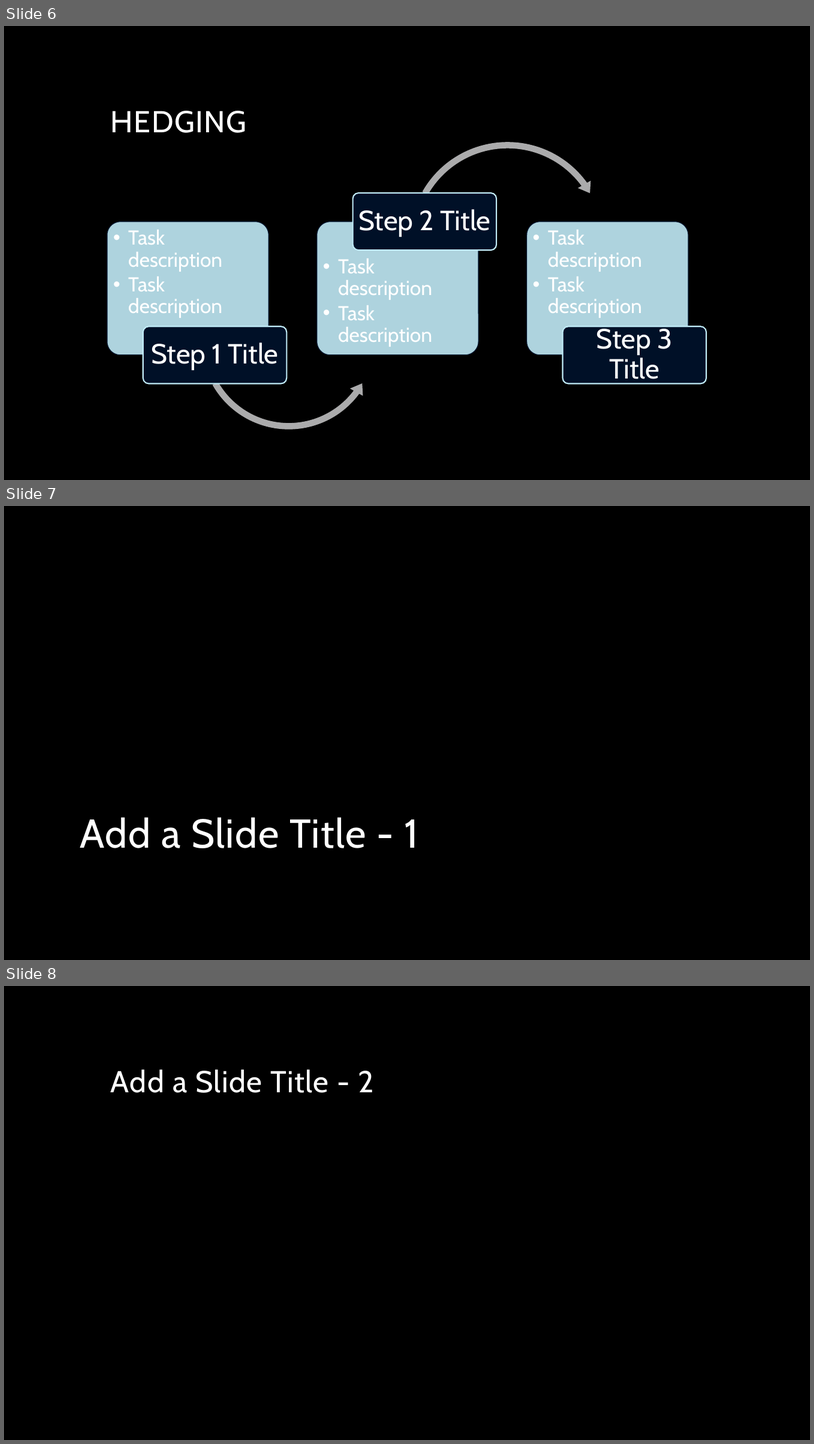
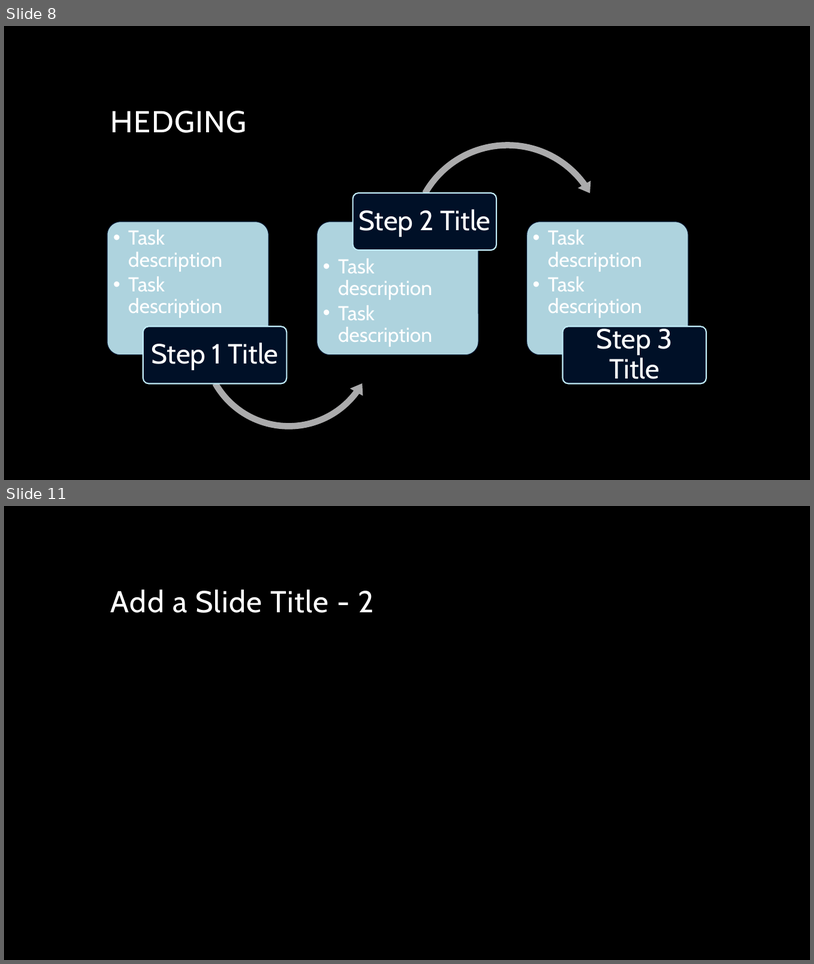
Before and after one commit to ascott4680/Project_01, a slide deck: Scott Slide.pptx. Shown one above the other, each under a label of ours: slides 6, 7 and 8 before the commit, slides 8 and 11 after it; the slides between them are not shown. The pictures are 814x1444 and 814x964 pixels, drawn with LibreOffice and Linux fonts; fonts in the diff are those of the drawing; background and template pictures are left out. Boxes give left, top, right and bottom in pixels: in the first picture for what was removed or moved away, otherwise in the second. Text is boxed around its words. In the diff, an @@ line names an element or a change of style, - is before the commit and + after.

```diff
--- a/Scott Slide.pptx
+++ b/Scott Slide.pptx
@@ slide 7 removed at (x1=4, y1=506, x2=810, y2=960), background picture (left out) @@
@@ title removed at (x1=80, y1=817, x2=419, y2=848) @@
-Add a Slide Title - 1
@@ what was slide 6 is now slide 8 @@
@@ what was slide 8 is now slide 11 @@
```
Also in this commit, not shown: 3 slides changed, 4 slides added.
